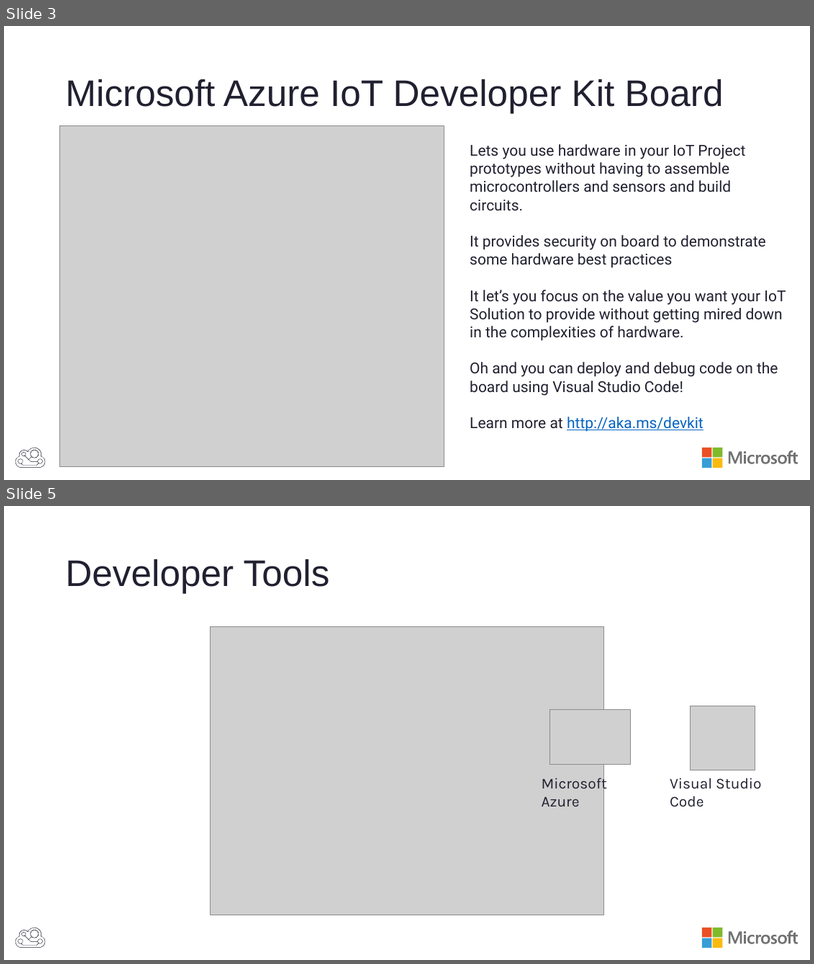
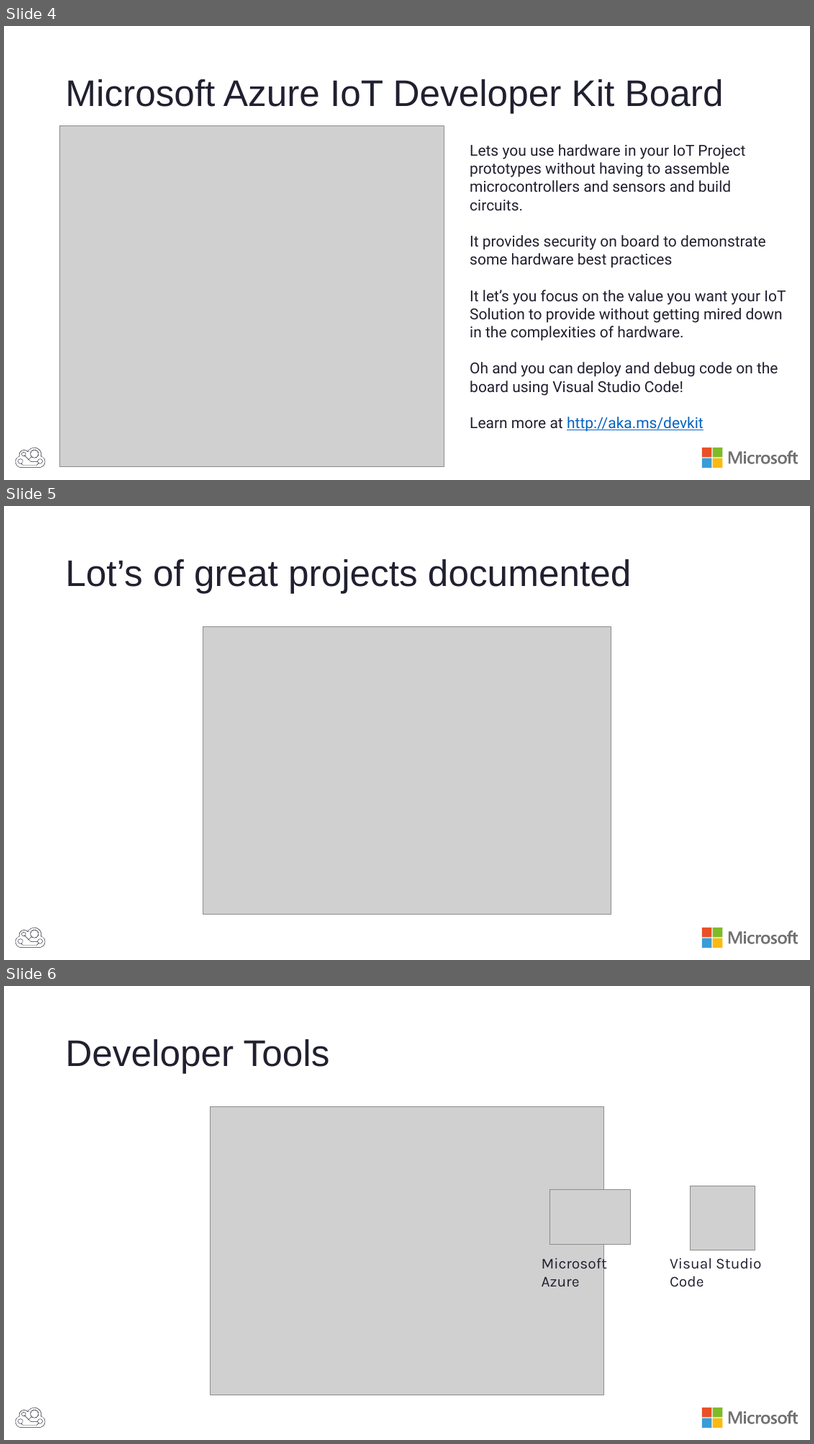
Before and after one commit to BretStateham/FlySimExpress, a slide deck: Slides/FlySimExpress.pptx. Shown one above the other, each under a label of ours: slides 3 and 5 before the commit, slides 4, 5 and 6 after it; the slides between them are not shown. The pictures are 814x964 and 814x1444 pixels, drawn with LibreOffice and Linux fonts; fonts in the diff are those of the drawing; grey boxes stand for pictures. Boxes give left, top, right and bottom in pixels: in the first picture for what was removed or moved away, otherwise in the second. Text is boxed around its words. In the diff, an @@ line names an element or a change of style, - is before the commit and + after.

```diff
--- a/Slides/FlySimExpress.pptx
+++ b/Slides/FlySimExpress.pptx
@@ slide 5 added at (4,506,810,960), background #FFFFFF; not listed: 6 template elements that a slide beside it also shows @@
@@ title added at (65,559,631,593), 44 pt, text #202030 @@
+Lot’s of great projects documented
@@ picture added at (203,626,612,914) @@
@@ what was slide 3 is now slide 4 @@
@@ what was slide 5 is now slide 6 @@
```
Also in this commit, not shown: 2 slides changed, 9 other slides added, 4 slides removed.
